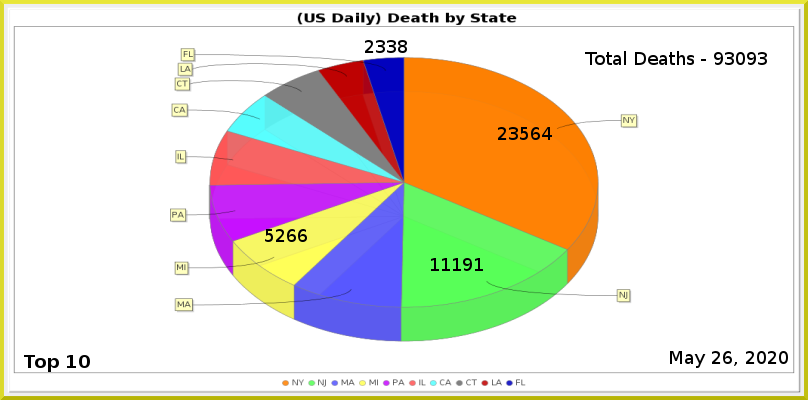
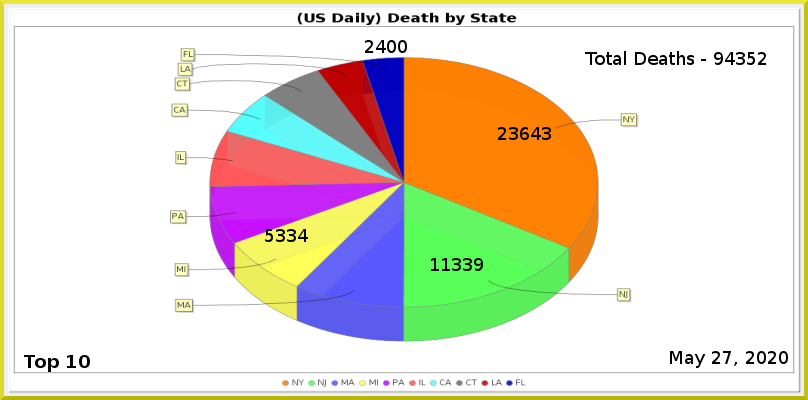
Revision of a layered 808px x 400px image; what changed, layer by layer:
painted on "Least" over [376, 40, 407, 53]
painted on "MI" over [276, 229, 308, 242]
painted on "NJ" over [452, 258, 483, 271]
painted on "NY" over [520, 127, 552, 140]
renamed "Total Deaths - 93093" to "Total Deaths - 94352", painted on it over [725, 52, 767, 65]
painted on "Current Date" over [723, 351, 732, 364]
painted on "Death_by_State.png" over [170, 48, 639, 342]
